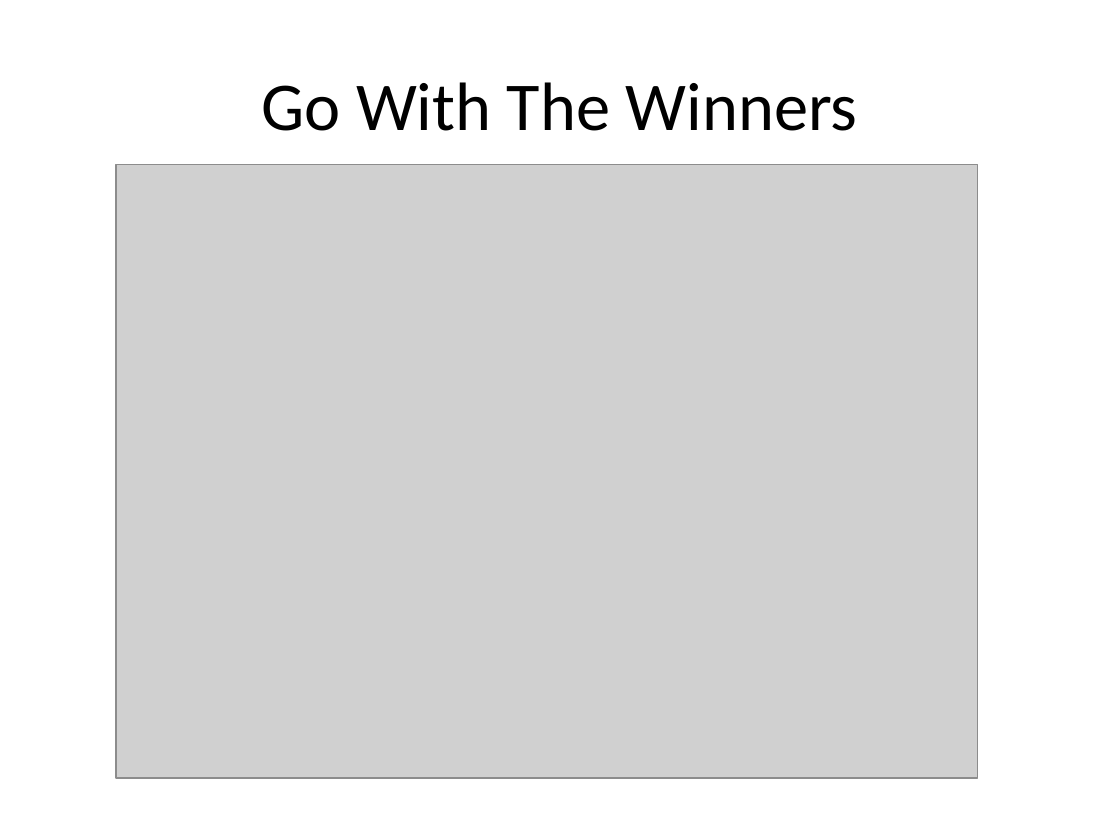
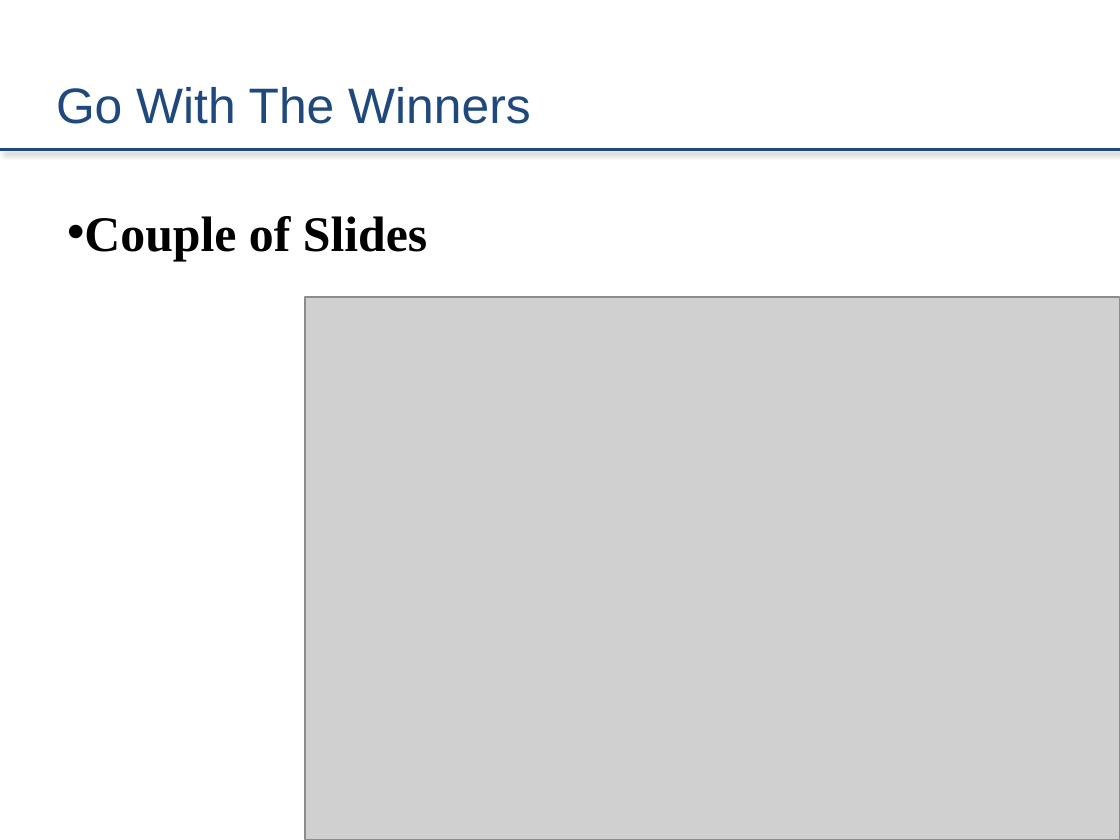
Before and after one commit to zestrada/atomicscalesimulationgroup2, a slide deck: slide 11 of Presentation/FinalPresentation.pptx. Drawn at 1120x840 pixels with LibreOffice and Linux fonts; fonts in the diff are those of the drawing; grey boxes stand for pictures. Boxes give left, top, right and bottom in pixels: in the first picture for what was removed or moved away, otherwise in the second. Text is boxed around its words. In the diff, an @@ line names an element or a change of style, - is before the commit and + after.

```diff
--- a/Presentation/FinalPresentation.pptx
+++ b/Presentation/FinalPresentation.pptx
@@ title "Go With The Winners" at box(56, 87, 531, 124): size 44 to 32 pt, font Calibri to Arial, text colour #000000 to #1F497D; alignment centre to left @@
@@ line added from (0, 149) to (1120, 149), #1F497D 2.25 pt @@
@@ text added at box(84, 216, 427, 261), 32 pt, text #000000, bold @@
+• Couple of Slides
@@ picture: place and size @@
-picture at box(116, 165, 978, 778)
+picture at box(305, 297, 1120, 840)
```
Also in this commit, not shown: 6 other slides changed, 4 slides added, 5 slides removed.
